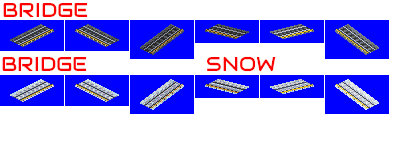
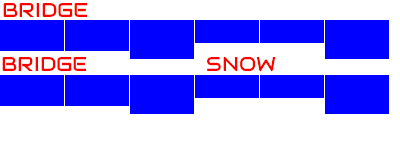
Two versions of the same layered image (400x150). Layer-by-layer changes:
hid "MTRO" over [10, 24, 379, 110]
